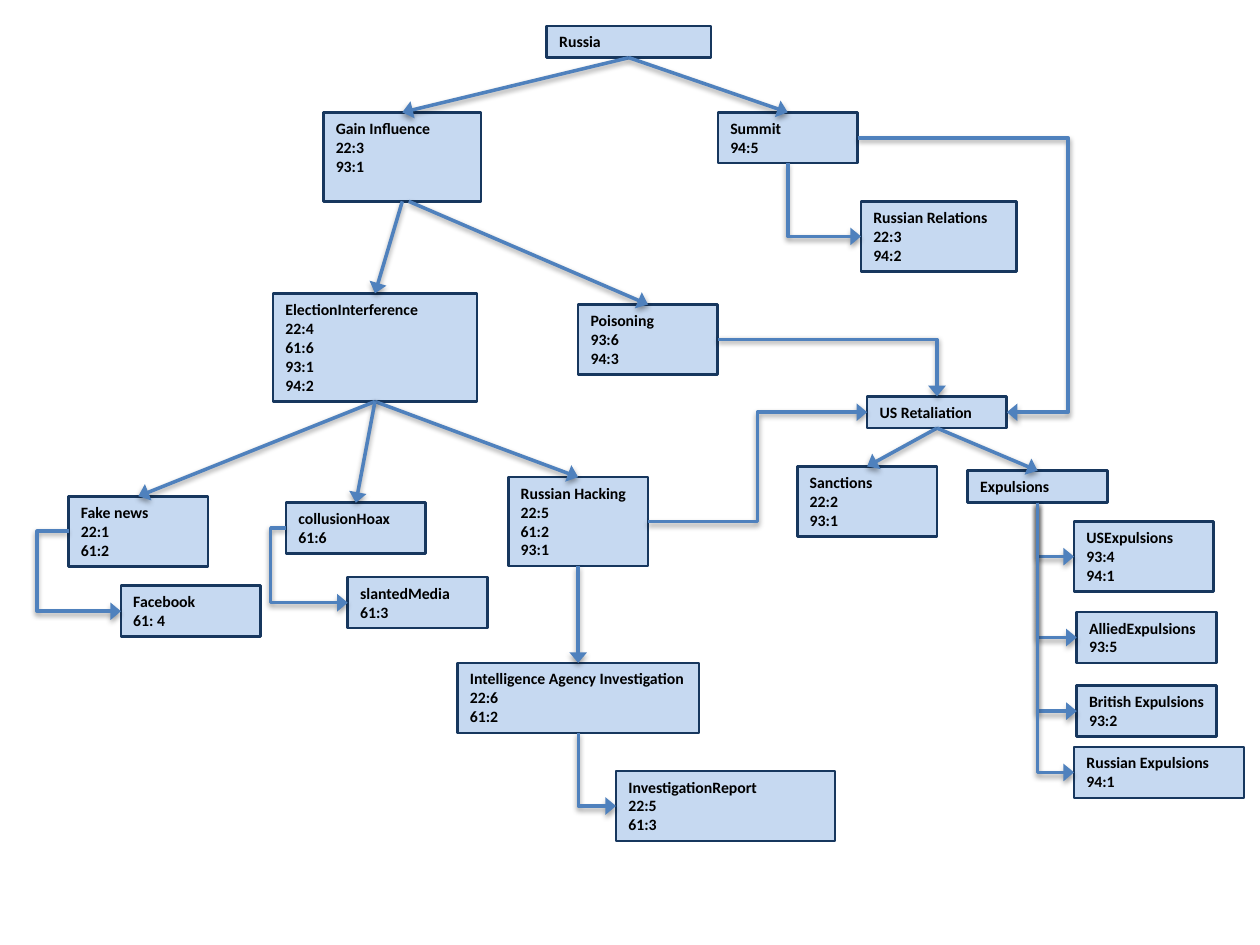
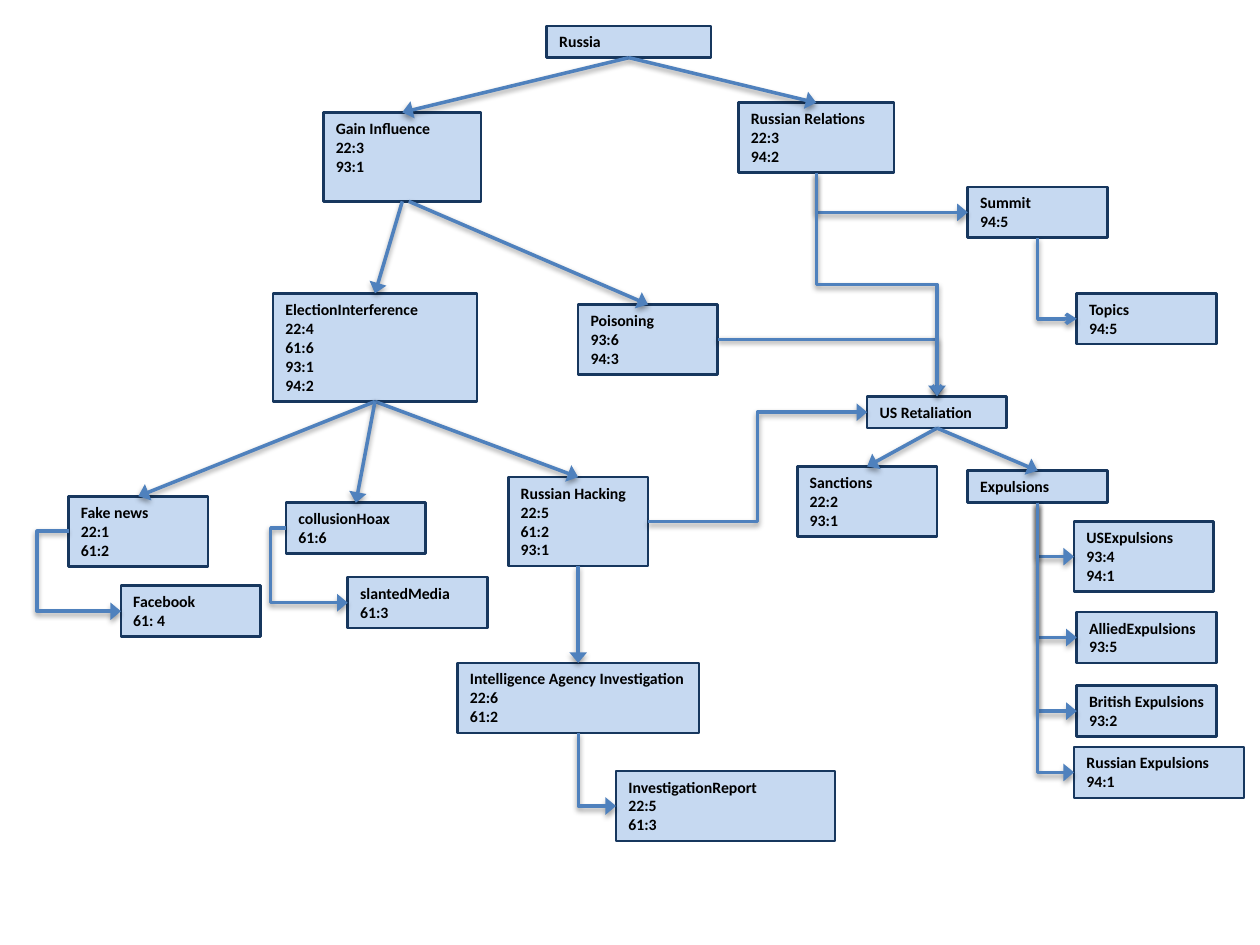
Before and after one commit to mark-heiple/P453, a slide deck: slide 3 of ontology.pptx. Drawn at 1260x945 pixels with LibreOffice and Linux fonts; fonts in the diff are those of the drawing. Boxes give left, top, right and bottom in pixels: in the first picture for what was removed or moved away, otherwise in the second. Text is boxed around its words. In the diff, an @@ line names an element or a change of style, - is before the commit and + after.

```diff
--- a/ontology.pptx
+++ b/ontology.pptx
@@ arrow moved from (629, 58) - (788, 112) to (629, 58) - (816, 103) @@
@@ rectangle "Russian Relations": place and size @@
-rectangle "Russian Relations" at (861,202,1016,272)
+rectangle "Russian Relations" at (738,103,893,174)
@@ elbow arrow moved from (788, 164) - (861, 237) to (816, 173) - (968, 213) @@
@@ elbow arrow moved from (858, 137) - (1007, 412) to (816, 173) - (937, 397) @@
@@ elbow arrow (816, 173) - (937, 397): arrowheads changed @@
@@ rectangle "Summit": place and size @@
-rectangle "Summit" at (718,112,858,163)
+rectangle "Summit" at (968,186,1108,237)
@@ elbow arrow added from (1038, 238) to (1077, 319), #4F81BD 2 pt @@
@@ rectangle added at (1077,294,1217,344), fill #C6D9F1, outline #17375E 1.5 pt, 9 pt, text #000000, bold @@
+Topics
+94:5
```
Also in this commit, not shown: 2 other slides changed, 14 other files.
